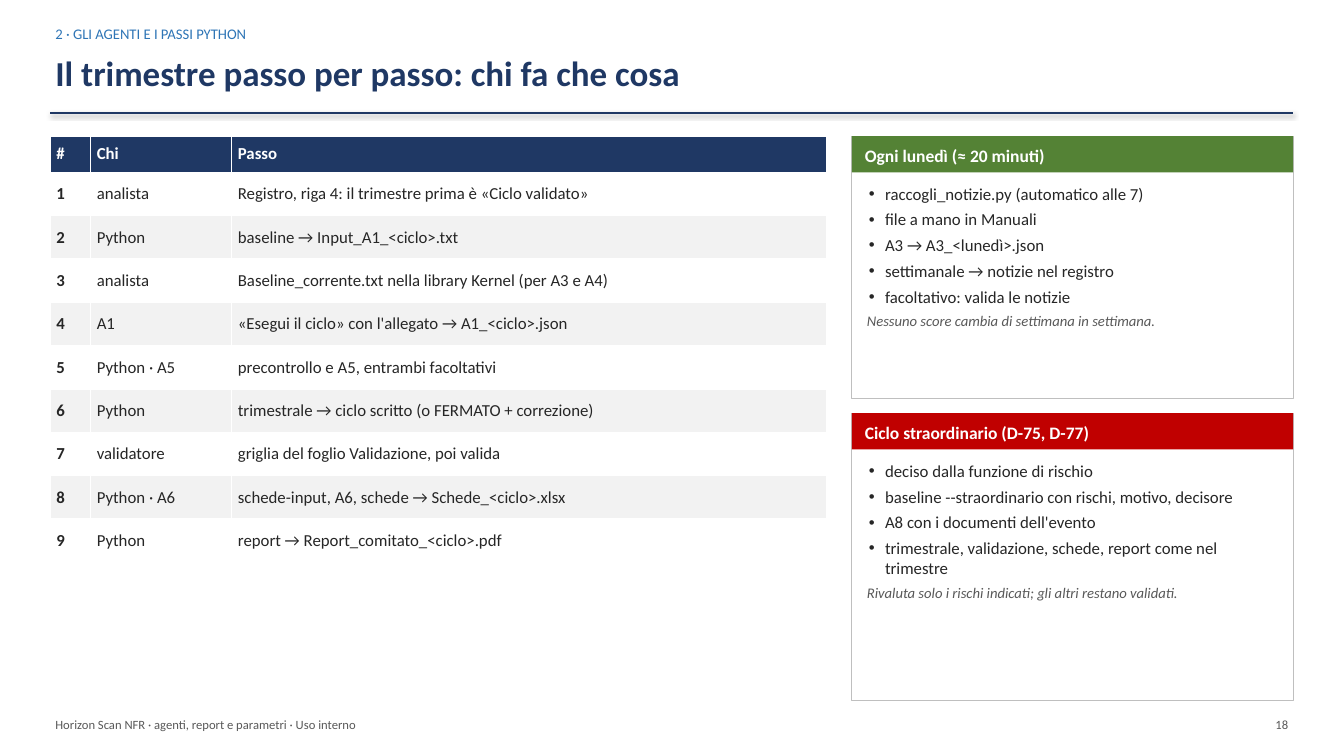
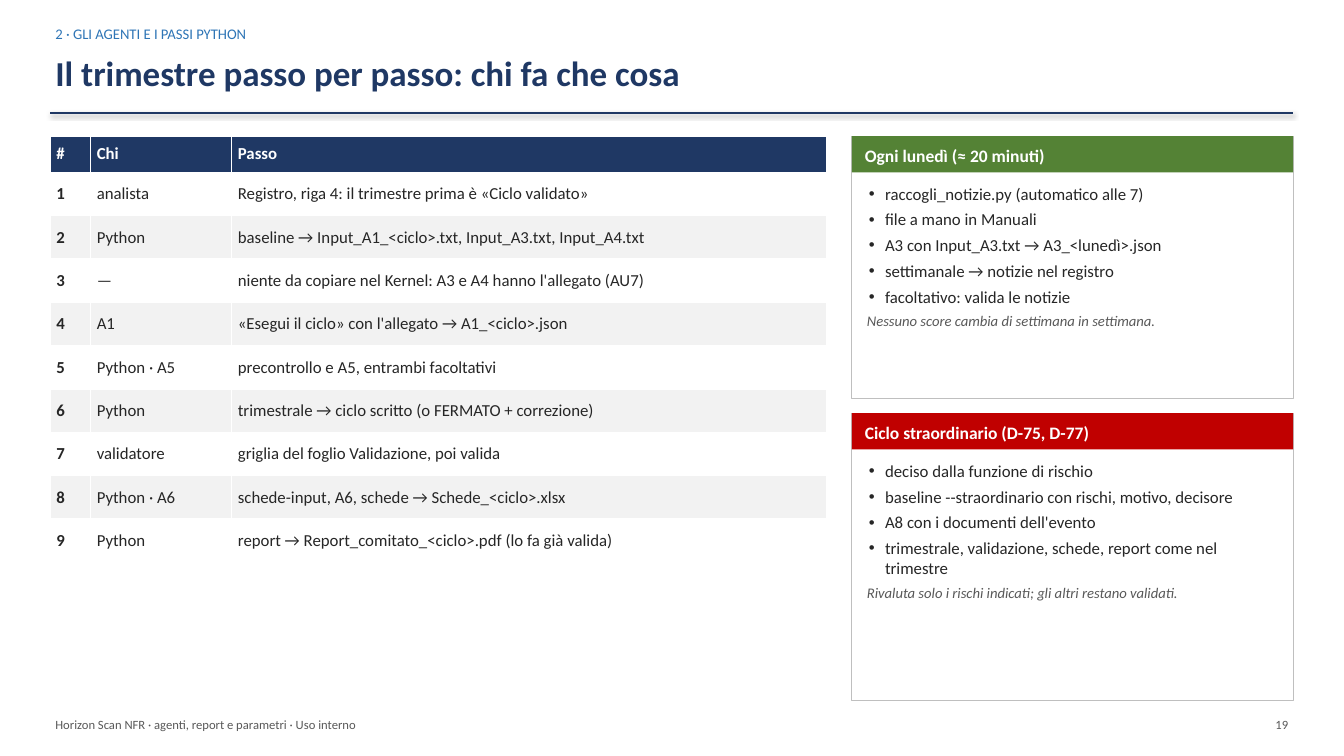
Before and after one commit to Corrado-70/NFR-Horizon-Agents, a slide deck: slide 19 of Presentazione/Horizon_Scan_NFR_presentazione.pptx (slide 18 before the commit). Drawn at 1344x756 pixels with LibreOffice and Linux fonts; fonts in the diff are those of the drawing. Boxes give left, top, right and bottom in pixels: in the first picture for what was removed or moved away, otherwise in the second. Text is boxed around its words. In the diff, an @@ line names an element or a change of style, - is before the commit and + after.

```diff
--- a/Presentazione/Horizon_Scan_NFR_presentazione.pptx
+++ b/Presentazione/Horizon_Scan_NFR_presentazione.pptx
@@ table at <box>50,136,827,563</box> @@
-row 3, column 3: baseline → Input_A1_<ciclo>.txt
+row 3, column 3: baseline → Input_A1_<ciclo>.txt, Input_A3.txt, Input_A4.txt
-row 4, column 2: analista
+row 4, column 2: —
-row 4, column 3: Baseline_corrente.txt nella library Kernel (per A3 e A4)
+row 4, column 3: niente da copiare nel Kernel: A3 e A4 hanno l'allegato (AU7)
-row 10, column 3: report → Report_comitato_<ciclo>.pdf
+row 10, column 3: report → Report_comitato_<ciclo>.pdf (lo fa già valida)
@@ text at <box>885,239,1161,254</box>: text changed @@
-• A3 → A3_<lunedì>.json
+• A3 con Input_A3.txt → A3_<lunedì>.json
@@ text at <box>1275,721,1288,729</box>: text changed @@
-18
+19
```
Also in this commit, not shown: 50 other slides changed, 1 slide added, 51 other files.
